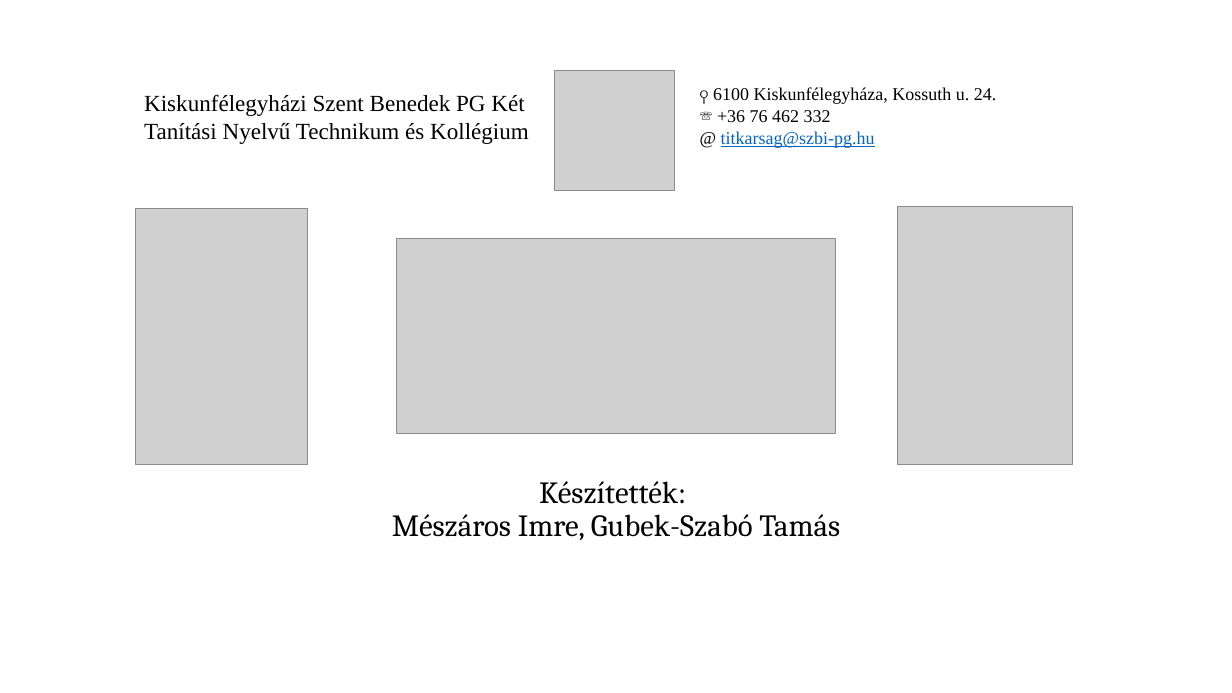
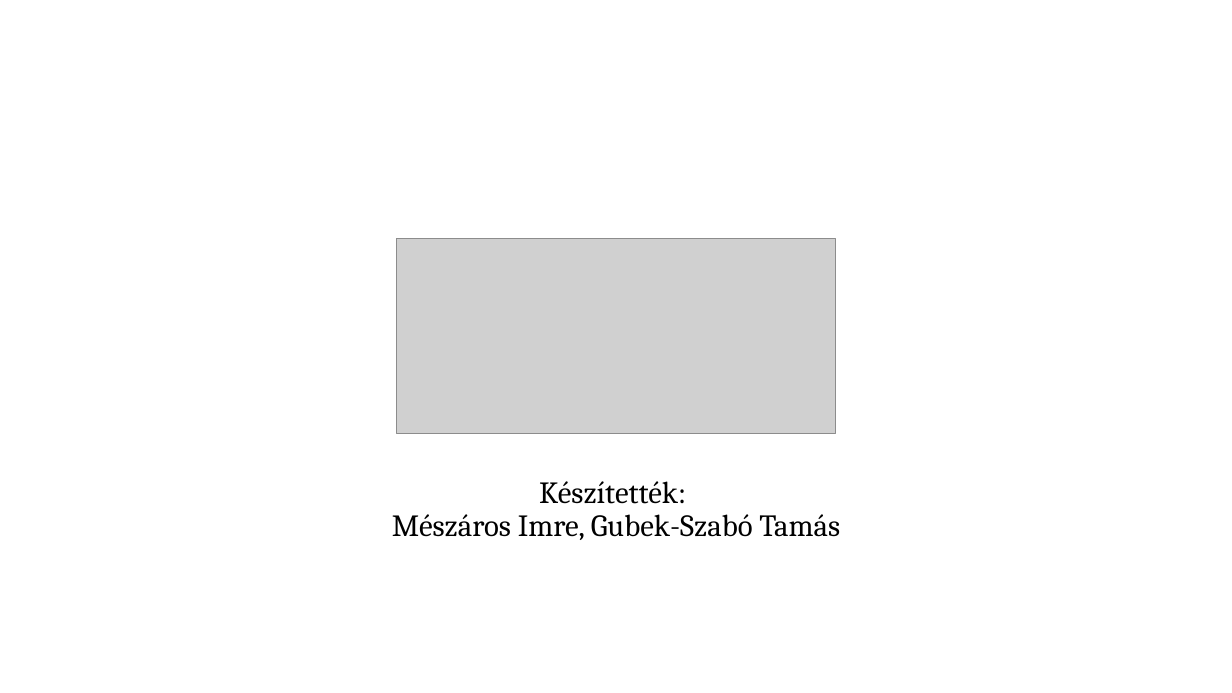
Before and after one commit to tomex1337/13_S1_6_vizsgaremek, a slide deck: slide 1 of docs/Prezentáció/Corelytics presentation.pptx. Drawn at 1232x693 pixels with LibreOffice and Linux fonts; fonts in the diff are those of the drawing; grey boxes stand for pictures. Boxes give left, top, right and bottom in pixels: in the first picture for what was removed or moved away, otherwise in the second. Text is boxed around its words. In the diff, an @@ line names an element or a change of style, - is before the commit and + after.

```diff
--- a/docs/Prezentáció/Corelytics presentation.pptx
+++ b/docs/Prezentáció/Corelytics presentation.pptx
@@ picture removed at [555,70,675,190] @@
@@ text removed at [713,87,996,148] @@
-⚲ 6100 Kiskunfélegyháza, Kossuth u. 24.
-☏ +36 76 462 332
-@ titkarsag@szbi-pg.hu
@@ text removed at [144,94,529,144] @@
-Kiskunfélegyházi Szent Benedek PG Két Tanítási Nyelvű Technikum és Kollégium
@@ picture removed at [135,208,307,464] @@
@@ picture removed at [897,206,1073,464] @@
```
Also in this commit, not shown: 5 other slides changed.
